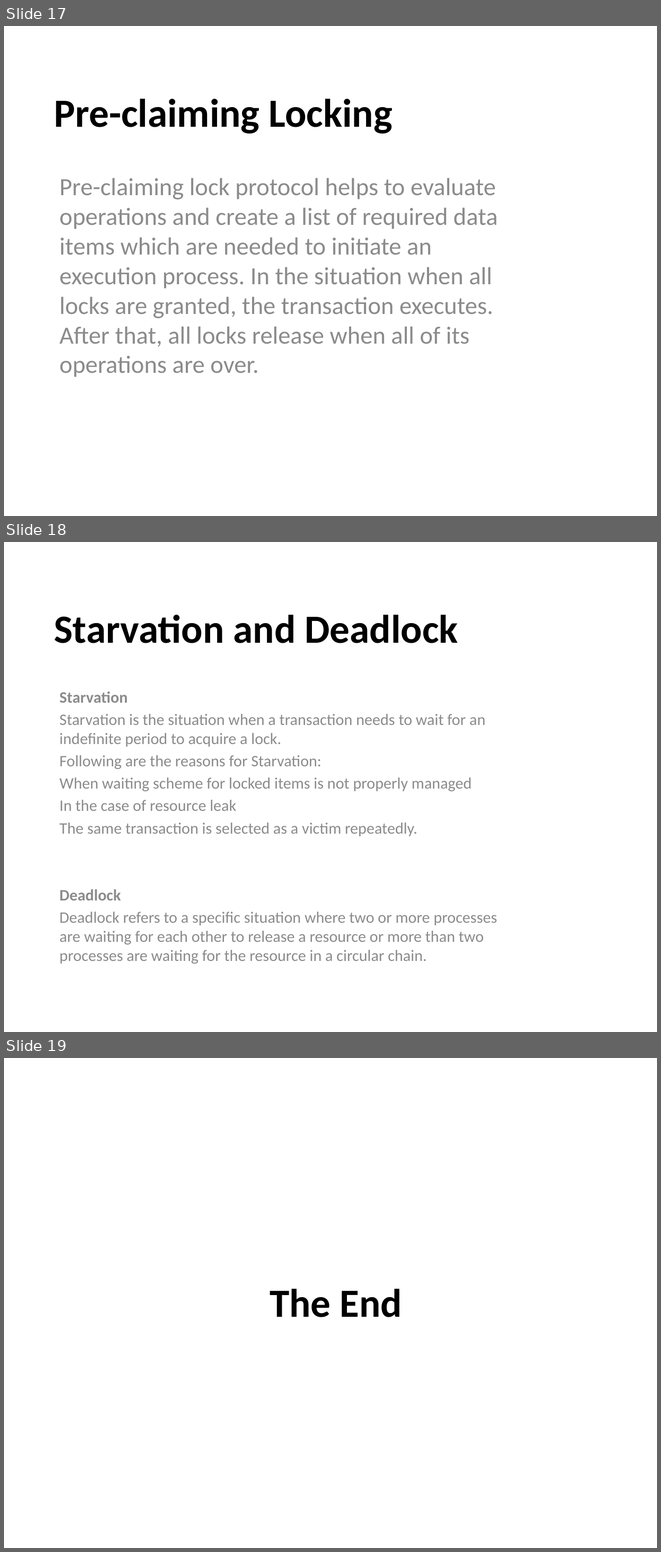
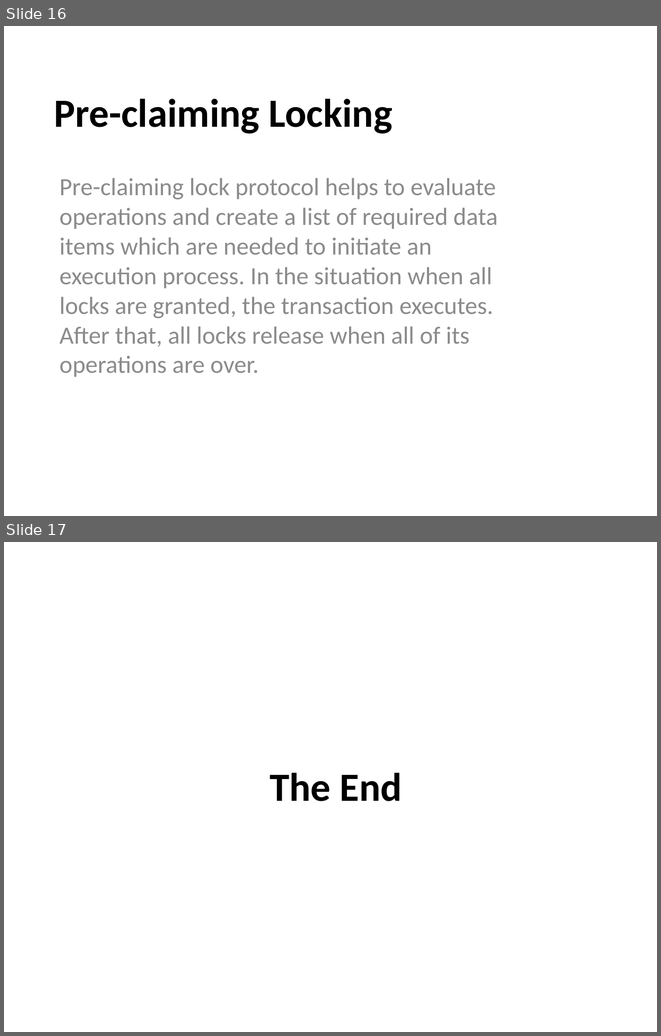
Before and after one commit to arjunQ21/files, a slide deck: DBMS Presentation.pptx. Shown one above the other, each under a label of ours: slides 17, 18 and 19 before the commit, slides 16 and 17 after it. The pictures are 661x1552 and 661x1036 pixels, drawn with LibreOffice and Linux fonts; fonts in the diff are those of the drawing. Boxes give left, top, right and bottom in pixels: in the first picture for what was removed or moved away, otherwise in the second. Text is boxed around its words. In the diff, an @@ line names an element or a change of style, - is before the commit and + after.

```diff
--- a/DBMS Presentation.pptx
+++ b/DBMS Presentation.pptx
@@ slide 18 removed at (4, 542, 657, 1032), background #FFFFFF @@
@@ title removed at (54, 615, 458, 643) @@
-Starvation and Deadlock
@@ subtitle removed at (60, 691, 497, 963) @@
-Starvation
-Starvation is the situation when a transaction needs to wait for an indefinite period to acquire a lock.
-Following are the reasons for Starvation:
-When waiting scheme for locked items is not properly managed
-In the case of resource leak
-The same transaction is selected as a victim repeatedly.
-Deadlock
-Deadlock refers to a specific situation where two or more processes are waiting for each other to release a resource or more than two processes are waiting for the resource in a circular chain.
@@ what was slide 17 is now slide 16 @@
@@ what was slide 19 is now slide 17 @@
```
Also in this commit, not shown: 1 slide changed, 1 other slide removed.
